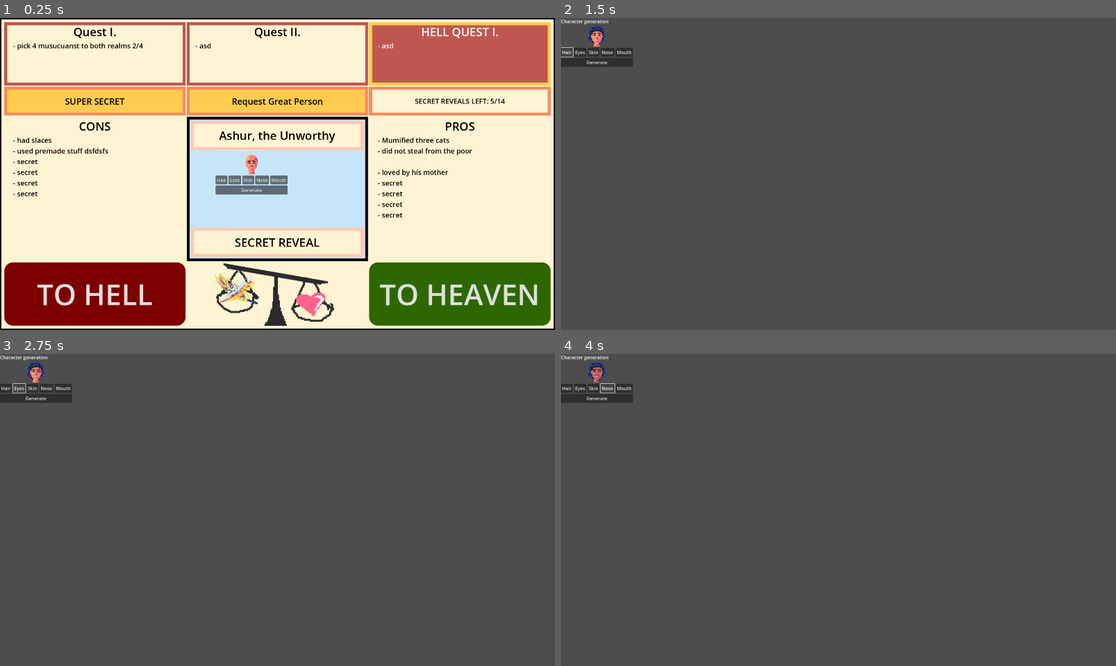
Above: before the commit, frames 1-4 (two rows, left to right).
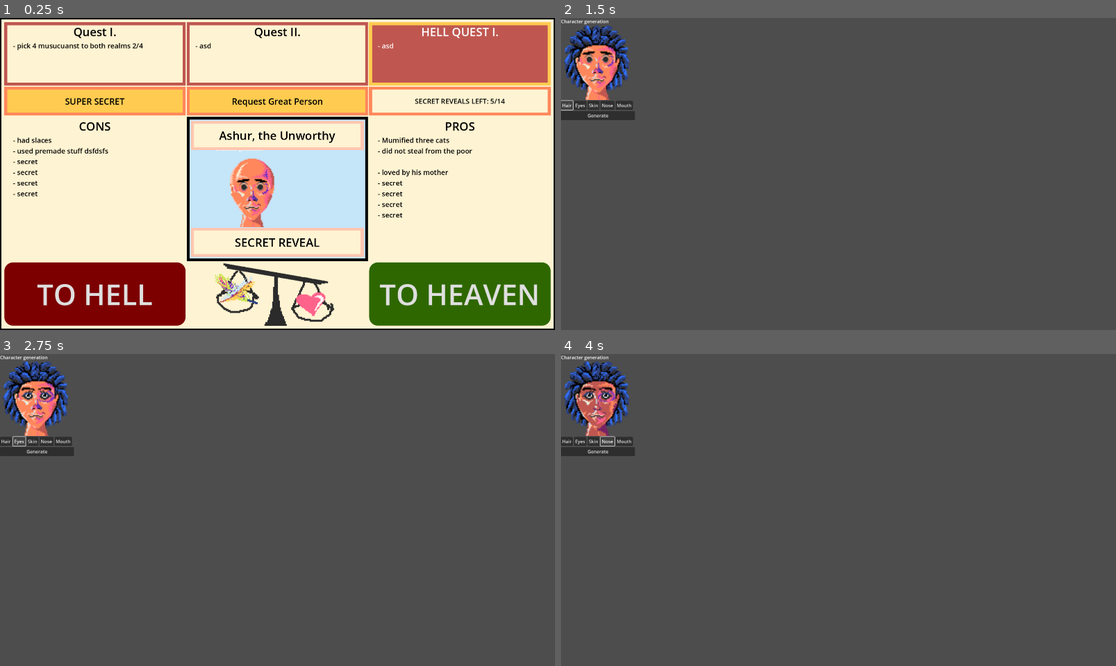
Above: after the commit, the same moments.

Repository: ekaktusz/anoobis
Game: Godot game, scene res://tinder_scene.tscn
Same seed, same stepped clock (60 frames per second), same inputs: the game is played once before the commit and once after it.
Inputs:
- Up to frame 1 (0.25 s): no input
- Up to frame 2 (1.5 s): click "TO HELL" at 0.5 s; click "Hair" at 1.25 s
- Up to frame 3 (2.75 s): click "Eyes" at 2 s
- Up to frame 4 (4 s): click "Skin" at 2.75 s; click "Nose" at 3.5 s

The runs differ from the first frame. In frame 1, 1.6% of the frame differs, in the area x 38-52%, y 43-68%; in frame 2, 2.7%; in frame 3, 2.7%, in the area x 0-14%, y 2-33%; in frame 4, 2.7%.

Commit message:
Min size set for character generator portrait.

Diff:
--- a/character_generator.tscn
+++ b/character_generator.tscn
@@ -18,6 +18,7 @@
 text = "Character generation"
 
 [node name="PortraitContainer" parent="VBoxContainer" instance=ExtResource("2_6m771")]
+custom_minimum_size = Vector2(256, 256)
 layout_mode = 2
 
 [node name="GeneratePartsHBox" type="HBoxContainer" parent="VBoxContainer"]
